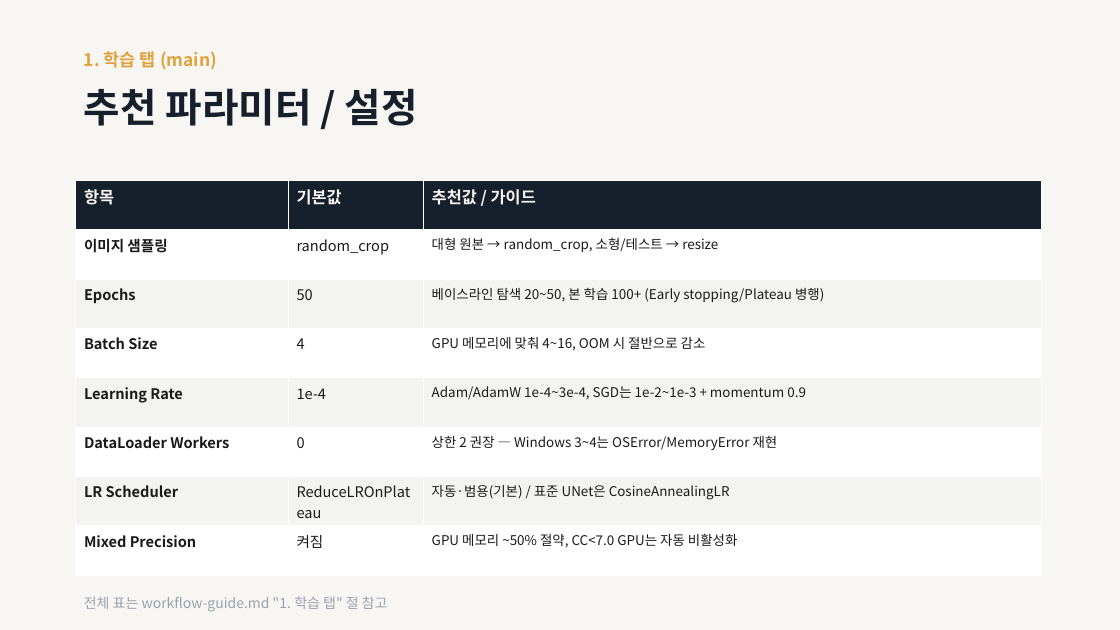
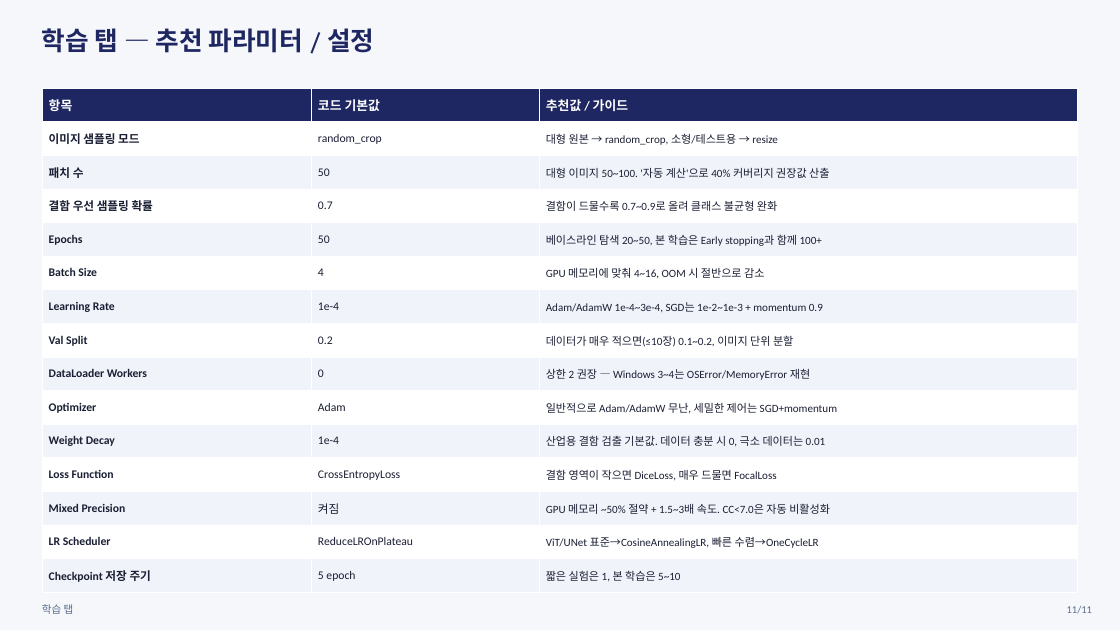
Before and after one commit to sfeelBot/Segmentation-Tool, a slide deck: slide 13 of docs/manual/pptx/workflow-guide.pptx (slide 4 before the commit). Drawn at 1120x630 pixels with LibreOffice and Linux fonts; fonts in the diff are those of the drawing. Boxes give left, top, right and bottom in pixels: in the first picture for what was removed or moved away, otherwise in the second. Text is boxed around its words. In the diff, an @@ line names an element or a change of style, - is before the commit and + after.

```diff
--- a/docs/manual/pptx/workflow-guide.pptx
+++ b/docs/manual/pptx/workflow-guide.pptx
@@ background #F7F6F2 to #F5F7FB @@
@@ text at bbox=[42, 28, 374, 53]: text changed; size 34 to 22 pt; font Noto Sans CJK KR to Cambria; text colour #16202C to #1E2761 @@
-추천 파라미터 / 설정
+학습 탭 — 추천 파라미터 / 설정
@@ table at bbox=[42, 88, 1078, 592] @@
-row 1: 항목 | 기본값 | 추천값 / 가이드
-row 2: 이미지 샘플링 | random_crop | 대형 원본 → random_crop, 소형/테스트 → resize
-row 3: Epochs | 50 | 베이스라인 탐색 20~50, 본 학습 100+ (Early stopping/Plateau 병행)
+row 1: 항목 | 코드 기본값 | 추천값 / 가이드
+row 2: 이미지 샘플링 모드 | random_crop | 대형 원본 → random_crop, 소형/테스트용 → resize
+row 3: 패치 수 | 50 | 대형 이미지 50~100. '자동 계산'으로 40% 커버리지 권장값 산출
+row 4: 결함 우선 샘플링 확률 | 0.7 | 결함이 드물수록 0.7~0.9로 올려 클래스 불균형 완화
+row 5: Epochs | 50 | 베이스라인 탐색 20~50, 본 학습은 Early stopping과 함께 100+
+row 8: Val Split | 0.2 | 데이터가 매우 적으면(≤10장) 0.1~0.2, 이미지 단위 분할
-row 7: LR Scheduler | ReduceLROnPlateau | 자동·범용(기본) / 표준 UNet은 CosineAnnealingLR
-row 8: Mixed Precision | 켜짐 | GPU 메모리 ~50% 절약, CC<7.0 GPU는 자동 비활성화
+row 10: Optimizer | Adam | 일반적으로 Adam/AdamW 무난, 세밀한 제어는 SGD+momentum
+row 11: Weight Decay | 1e-4 | 산업용 결함 검출 기본값. 데이터 충분 시 0, 극소 데이터는 0.01
+row 12: Loss Function | CrossEntropyLoss | 결함 영역이 작으면 DiceLoss, 매우 드물면 FocalLoss
+row 13: Mixed Precision | 켜짐 | GPU 메모리 ~50% 절약 + 1.5~3배 속도. CC<7.0은 자동 비활성화
+row 14: LR Scheduler | ReduceLROnPlateau | ViT/UNet 표준→CosineAnnealingLR, 빠른 수렴→OneCycleLR
+row 15: Checkpoint 저장 주기 | 5 epoch | 짧은 실험은 1, 본 학습은 5~10
@@ table: place and size @@
-table at bbox=[76, 181, 1042, 576]
+table at bbox=[42, 88, 1078, 592]
@@ text removed at bbox=[84, 596, 388, 612] @@
-전체 표는 workflow-guide.md "1. 학습 탭" 절 참고
@@ text at bbox=[42, 604, 74, 614]: text changed; size 15 to 9 pt; font Noto Sans CJK KR to Calibri; text colour #E0A23C to #5B6B8C; bold off @@
-1. 학습 탭 (main)
+학습 탭
@@ text added at bbox=[1067, 606, 1092, 614], 9 pt, text #5B6B8C @@
+11/11
```
Also in this commit, not shown: 2 other slides changed, 58 slides added, 11 slides removed.
